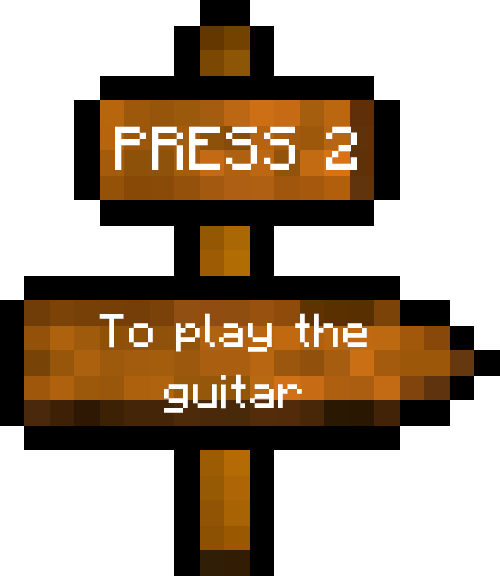
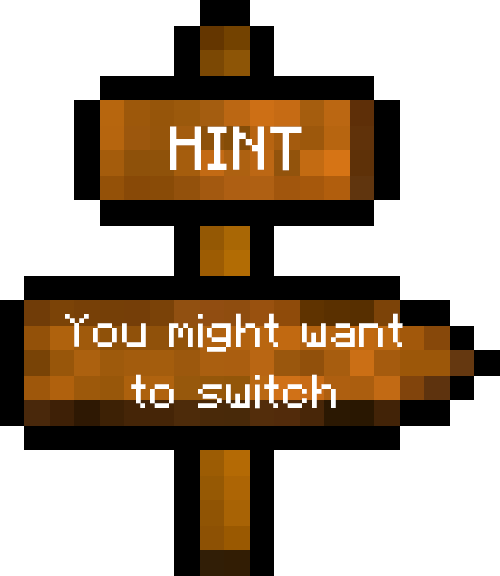
Layers edited between the first and the second w=500, h=576 image:
renamed "To play the guitar" to "You might want to switch", painted on it over [65, 313, 403, 413]
renamed "PRESS 2" to "HINT", painted on it over [115, 126, 357, 171]
